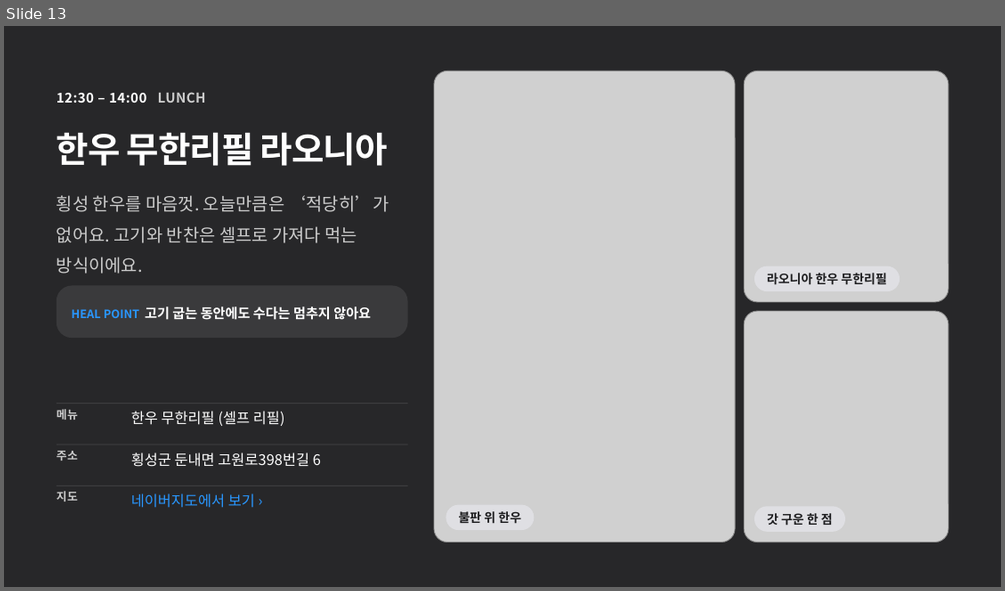
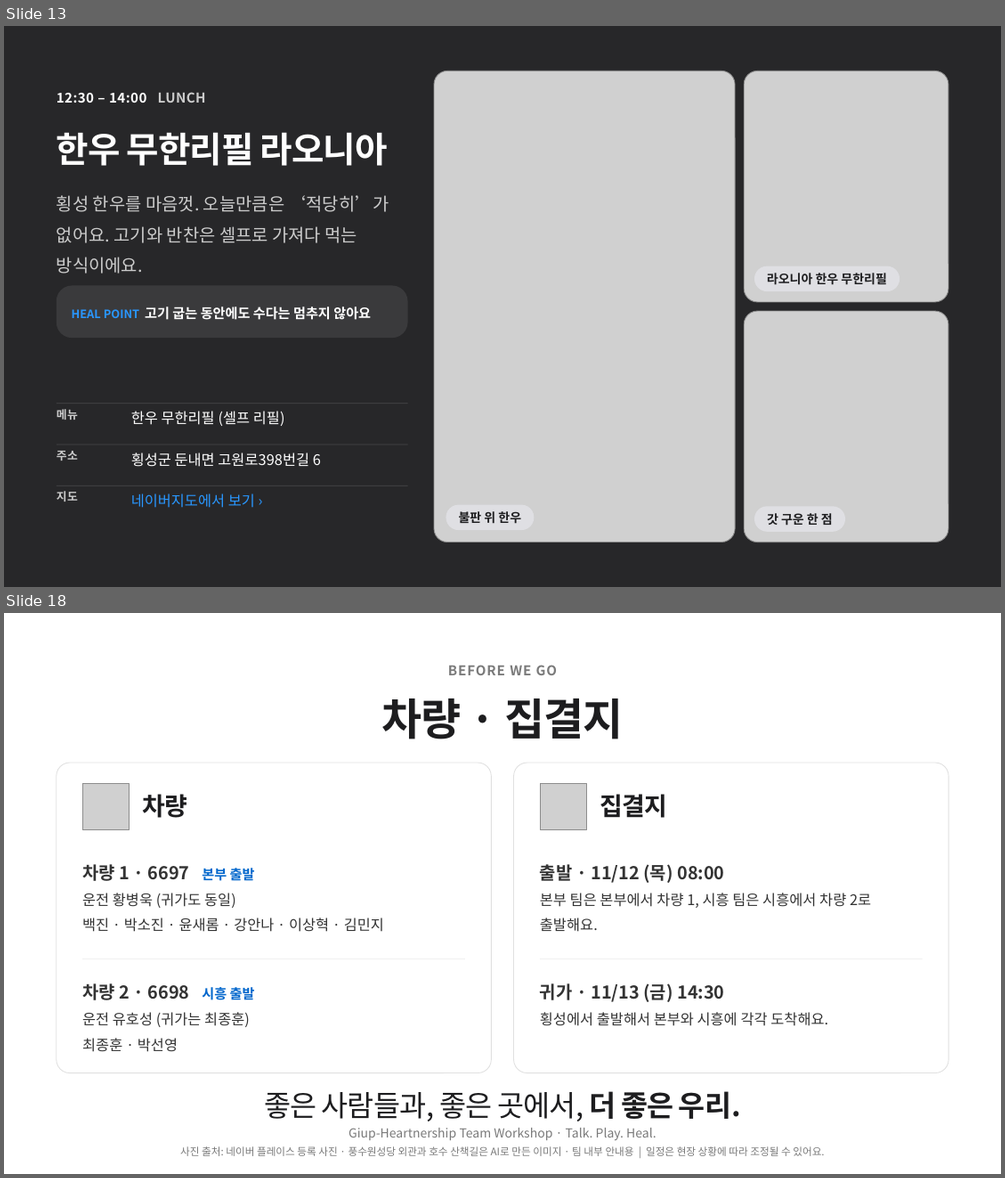
Before and after one commit to wvcsr/gipa-workshop-2026, a slide deck: 기파팀_하반기_워크샵_안내서.pptx. Shown one above the other, each under a label of ours: slide 13 before the commit, slides 13 and 18 after it; the slides between them are not shown. The pictures are 1005x591 and 1005x1178 pixels, drawn with LibreOffice and Linux fonts; fonts in the diff are those of the drawing; grey boxes stand for pictures. Boxes give left, top, right and bottom in pixels: in the first picture for what was removed or moved away, otherwise in the second. Text is boxed around its words. In the diff, an @@ line names an element or a change of style, - is before the commit and + after.

```diff
--- a/기파팀_하반기_워크샵_안내서.pptx
+++ b/기파팀_하반기_워크샵_안내서.pptx
@@ slide 18 added at [4,613,1001,1174], background #FFFFFF @@
@@ text added at [448,665,557,675], 13 pt, text #7A7A7A, bold @@
+BEFORE WE GO
@@ text added at [381,698,623,739], 42 pt, text #1D1D1F, bold @@
+차량 · 집결지
@@ rounded rectangle added at [57,763,492,1073], fill #FFFFFF, outline #E0E0E0 0.75 pt @@
@@ rounded rectangle added at [514,763,949,1073], fill #FFFFFF, outline #E0E0E0 0.75 pt @@
@@ picture added at [82,784,129,830] @@
@@ text added at [142,794,187,818], 24 pt, text #1D1D1F, bold @@
+차량
@@ picture added at [540,784,587,830] @@
@@ text added at [599,794,667,818], 24 pt, text #1D1D1F, bold @@
+집결지
@@ text added at [82,864,384,932], 14 pt, text #333333 @@
+차량 1 · 6697 본부 출발
+운전 황병욱 (귀가도 동일)
+백진 · 박소진 · 윤새롬 · 강안나 · 이상혁 · 김민지
@@ text added at [540,864,871,932], 14 pt, text #333333 @@
+출발 · 11/12 (목) 08:00
+본부 팀은 본부에서 차량 1, 시흥 팀은 시흥에서 차량 2로
+출발해요.
@@ rectangle added at [82,958,465,959], fill #F0F0F0 @@
@@ rectangle added at [540,958,923,959], fill #F0F0F0 @@
@@ text added at [82,983,255,1052], 14 pt, text #333333 @@
+차량 2 · 6698 시흥 출발
+운전 유호성 (귀가는 최종훈)
+최종훈 · 박선영
@@ text added at [540,983,828,1026], 14 pt, text #333333 @@
+귀가 · 11/13 (금) 14:30
+횡성에서 출발해서 본부와 시흥에 각각 도착해요.
@@ text added at [264,1091,741,1121], 28 pt, text #1D1D1F @@
+좋은 사람들과, 좋은 곳에서, 더 좋은 우리.
@@ text added at [180,1146,824,1156], 10 pt, text #7A7A7A @@
+사진 출처: 네이버 플레이스 등록 사진 · 풍수원성당 외관과 호수 산책길은 AI로 만든 이미지 · 팀 내부 안내용 | 일정은 현장 상황에 따라 조정될 수 있어요.
@@ text added at [348,1127,655,1140], 12 pt, text #7A7A7A @@
+Giup-Heartnership Team Workshop · Talk. Play. Heal.
```
Also in this commit, not shown: 8 slides changed, 1 other slide added, 2 slides removed, 6 other files.
